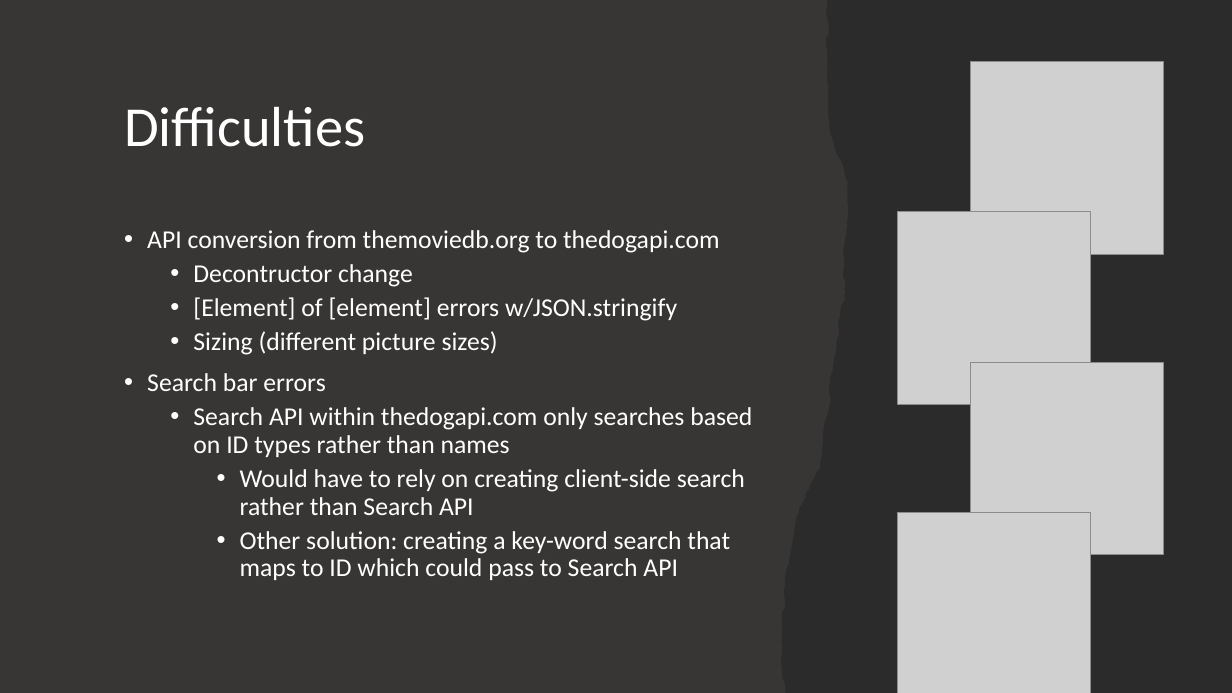
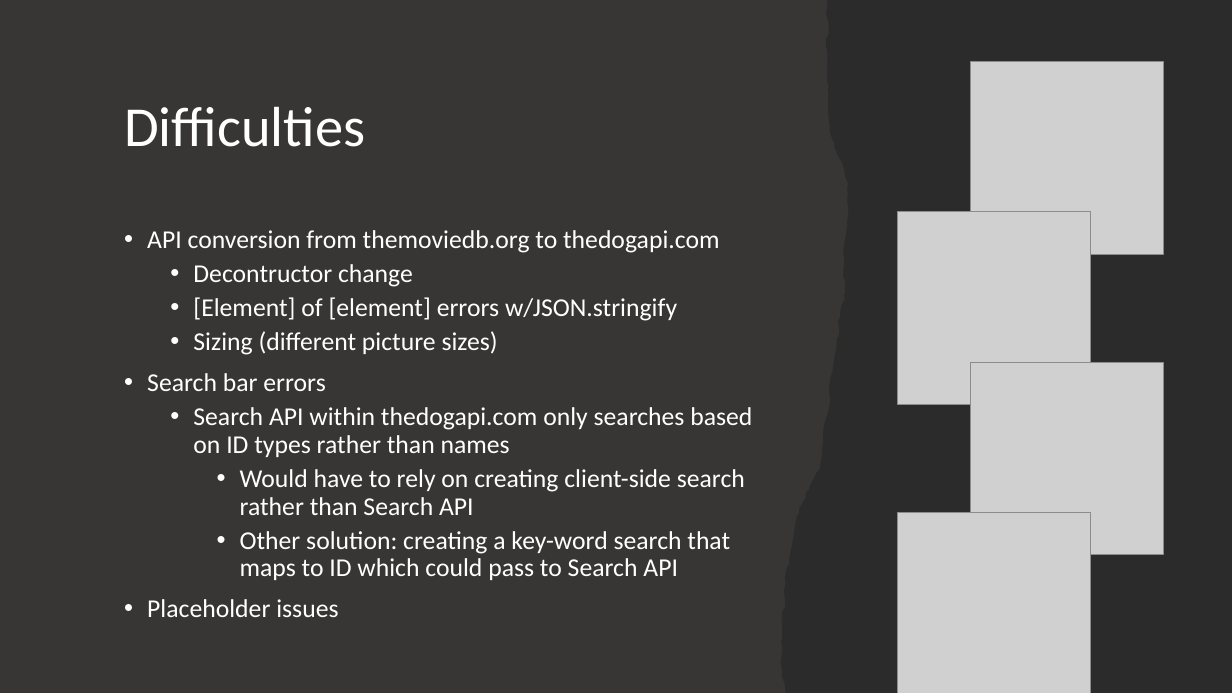
Before and after one commit to jacintomendoza/Dog-webpage, a slide deck: slide 5 of Presentation.pptx. Drawn at 1232x693 pixels with LibreOffice and Linux fonts; fonts in the diff are those of the drawing; grey boxes stand for pictures; background and template pictures are left out; a plain dark background stands for a picture behind light text. Boxes give left, top, right and bottom in pixels: in the first picture for what was removed or moved away, otherwise in the second. Text is boxed around its words. In the diff, an @@ line names an element or a change of style, - is before the commit and + after.

```diff
--- a/Presentation.pptx
+++ b/Presentation.pptx
@@ text at (147, 599, 338, 617): paragraph added @@
+• Placeholder issues
```
Also in this commit, not shown: 2 other slides changed, 3 other files.
